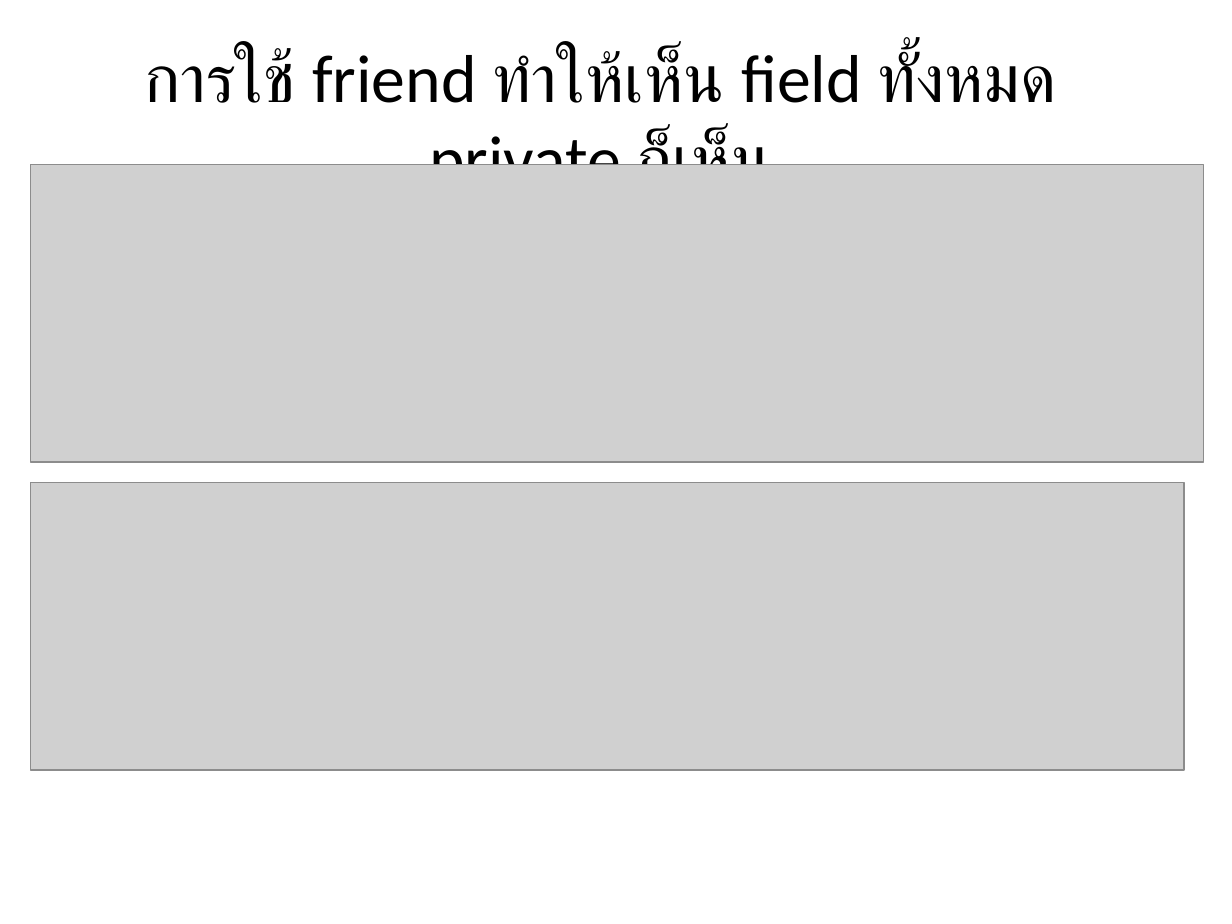
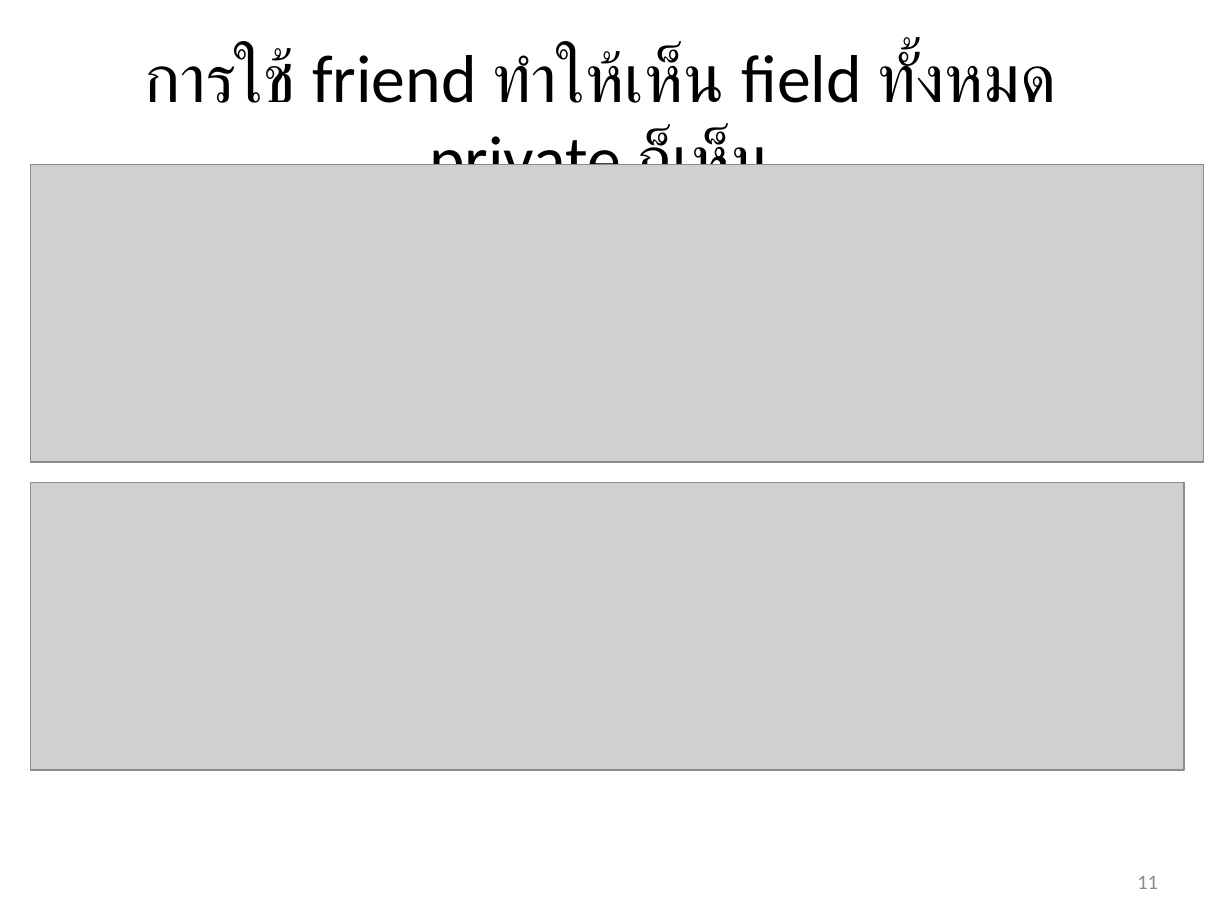
Before and after one commit to ajarntoe/DataStructCP_AjToe_Lecture, a slide deck: slide 11 of 08-customSOrt-OperatorOverloading/Overloading.pptx (slide 9 before the commit). Drawn at 1232x924 pixels with LibreOffice and Linux fonts; fonts in the diff are those of the drawing; grey boxes stand for pictures. Boxes give left, top, right and bottom in pixels: in the first picture for what was removed or moved away, otherwise in the second. Text is boxed around its words. In the diff, an @@ line names an element or a change of style, - is before the commit and + after.

```diff
--- a/08-customSOrt-OperatorOverloading/Overloading.pptx
+++ b/08-customSOrt-OperatorOverloading/Overloading.pptx
@@ page number added at [1137, 876, 1158, 889], 12 pt, text #8C8C8C @@
+11
```
Also in this commit, not shown: 12 other slides changed, 3 slides added, 1 slide removed, 18 other files.
